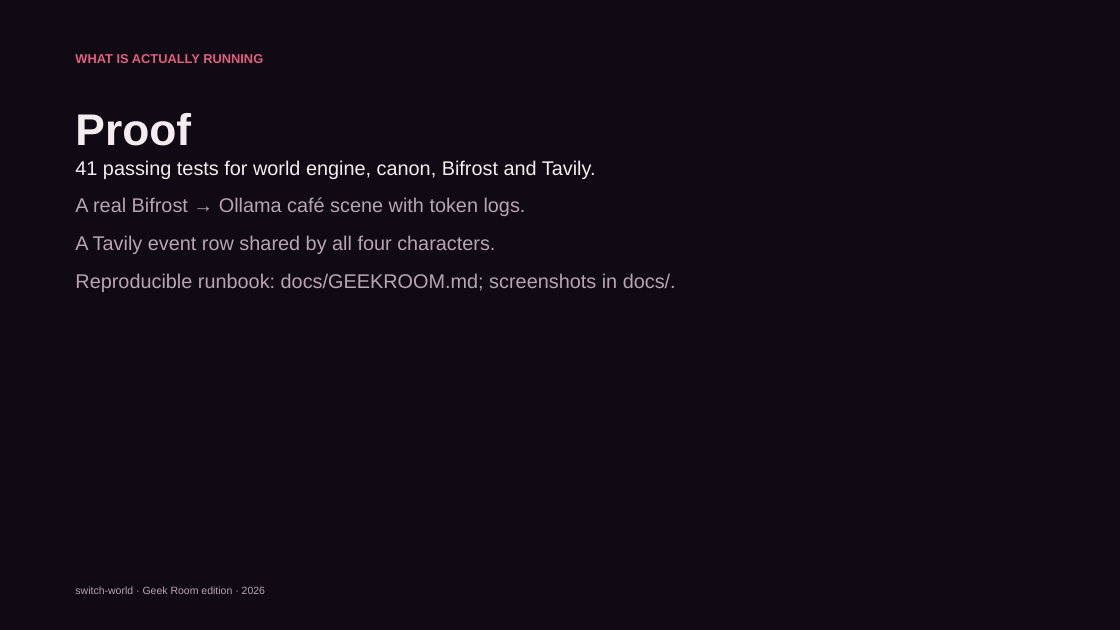
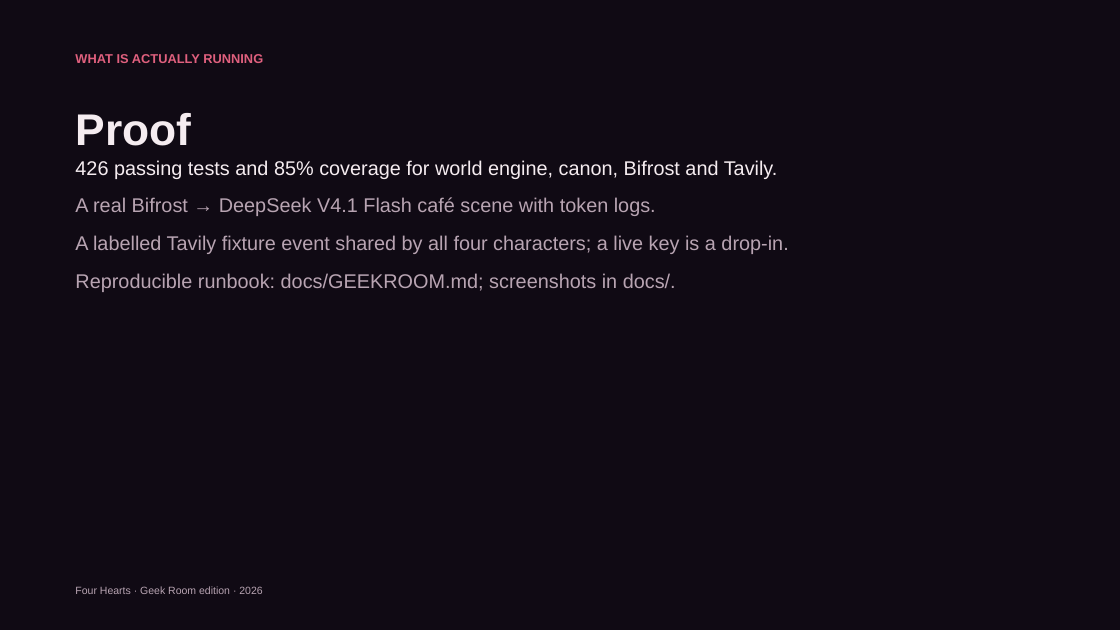
Before and after one commit to charlot3/switch-world, a slide deck: slide 9 of docs/switch-world-geekroom-pitch.pptx. Drawn at 1120x630 pixels with LibreOffice and Linux fonts; fonts in the diff are those of the drawing. Boxes give left, top, right and bottom in pixels: in the first picture for what was removed or moved away, otherwise in the second. Text is boxed around its words. In the diff, an @@ line names an element or a change of style, - is before the commit and + after.

```diff
--- a/docs/switch-world-geekroom-pitch.pptx
+++ b/docs/switch-world-geekroom-pitch.pptx
@@ text at [75,160,788,254]: text changed @@
-41 passing tests for world engine, canon, Bifrost and Tavily.
-A real Bifrost → Ollama café scene with token logs.
-A Tavily event row shared by all four characters.
+426 passing tests and 85% coverage for world engine, canon, Bifrost and Tavily.
+A real Bifrost → DeepSeek V4.1 Flash café scene with token logs.
+A labelled Tavily fixture event shared by all four characters; a live key is a drop-in.
@@ text at [75,586,262,594]: text changed @@
-switch-world · Geek Room edition · 2026
+Four Hearts · Geek Room edition · 2026
```
Also in this commit, not shown: 9 other slides changed, 21 other files.
